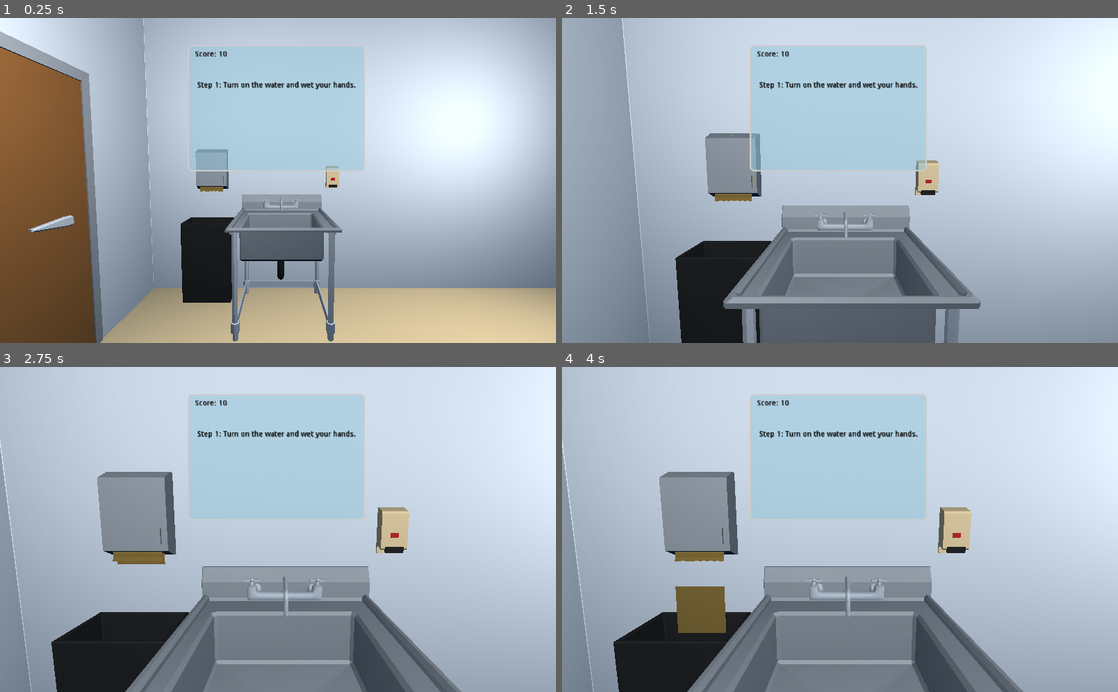
Above: before the commit, frames 1-4 (two rows, left to right).
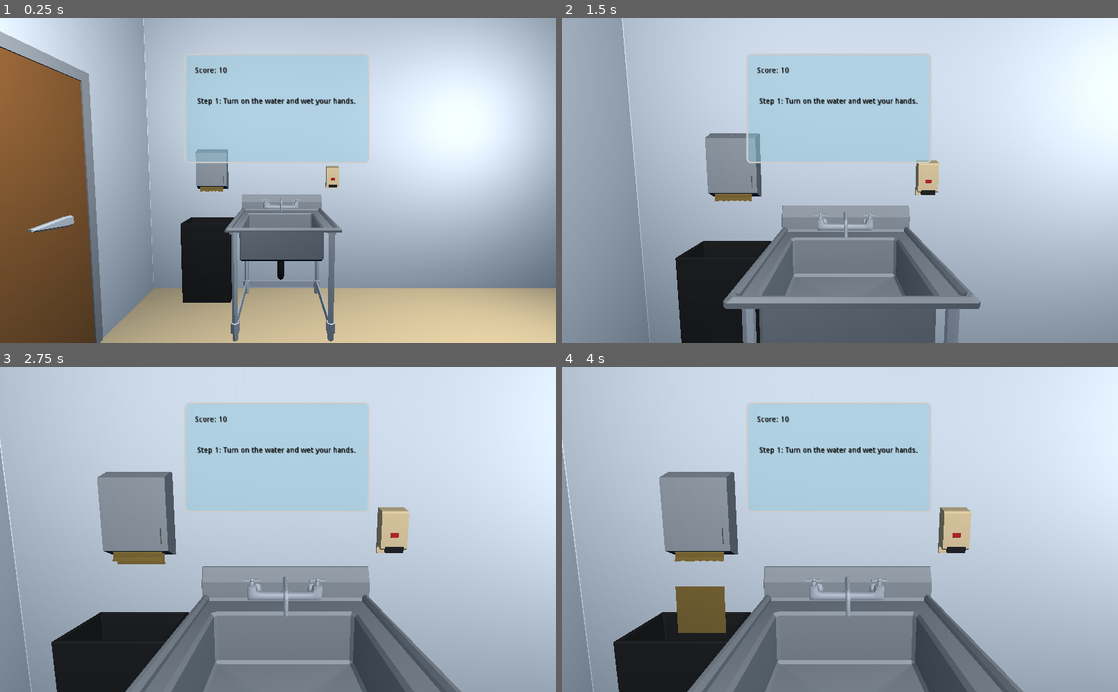
Above: after the commit, the same moments.

Repository: Hermes-888/RenaldosKitchen
Game: Godot game, scene res://scenes/handwashing.tscn
Same seed, same stepped clock (60 frames per second), same inputs: the game is played once before the commit and once after it.
Inputs (mouse positions are in pixels of both pictures, inside the frame that each line leads up to):
- Up to frame 1 (0.25 s): no input
- Up to frame 2 (1.5 s): move the mouse to (962, 164) at 0.52 s; click (962, 164) at 0.67 s; move the mouse to (728, 196) at 1.27 s; click (728, 196) at 1.42 s
- Up to frame 3 (2.75 s): move the mouse to (333, 458) at 2.02 s; click (333, 458) at 2.17 s
- Up to frame 4 (4 s): tap Enter at 2.75 s; move the mouse to (812, 594) at 2.77 s; click (812, 594) at 2.92 s; move the mouse to (1006, 578) at 3.52 s; click (1006, 578) at 3.67 s

The runs differ from the first frame. In frame 1, 2.5% of the frame differs, in the area x 33-67%, y 8-48%; in frame 2, 2.8%; in frame 3, 2.8%; in frame 4, 2.8%.

Commit message:
centered blue panel

Diff:
--- a/handwashing/scenes/GameUI.tscn
+++ b/handwashing/scenes/GameUI.tscn
@@ -26,19 +26,16 @@
 "_edit_use_anchors_": false
 }
 
-[node name="MarginContainer" type="MarginContainer" parent="."]
-anchor_right = 1.0
-margin_left = 346.0
-margin_top = 50.0
-margin_right = -353.0
-margin_bottom = 283.0
-__meta__ = {
-"_edit_use_anchors_": false
-}
-
-[node name="Panel" type="Panel" parent="MarginContainer"]
-margin_right = 326.0
-margin_bottom = 233.0
+[node name="Panel" type="Panel" parent="."]
+anchor_left = 0.5
+anchor_top = 0.5
+anchor_right = 0.5
+anchor_bottom = 0.5
+margin_left = -172.5
+margin_top = -9.99998
+margin_right = 167.5
+margin_bottom = 192.0
+rect_min_size = Vector2( 340, 0 )
 custom_styles/panel = SubResource( 1 )
 __meta__ = {
 "_edit_use_anchors_": false
@@ -47,9 +44,9 @@
 [node name="GridRow" type="GridContainer" parent="."]
 anchor_right = 1.0
 margin_left = 359.0
-margin_top = 60.0
+margin_top = 90.0
 margin_right = -366.0
-margin_bottom = 277.0
+margin_bottom = 307.0
 custom_constants/vseparation = 0
 __meta__ = {
 "_edit_use_anchors_": false
@@ -161,6 +158,6 @@
 align = 1
 
 [node name="thumbHand" type="Sprite" parent="."]
-position = Vector2( 510, 80 )
+position = Vector2( 510, 100 )
 scale = Vector2( 0.673466, 0.673466 )
 texture = ExtResource( 1 )
